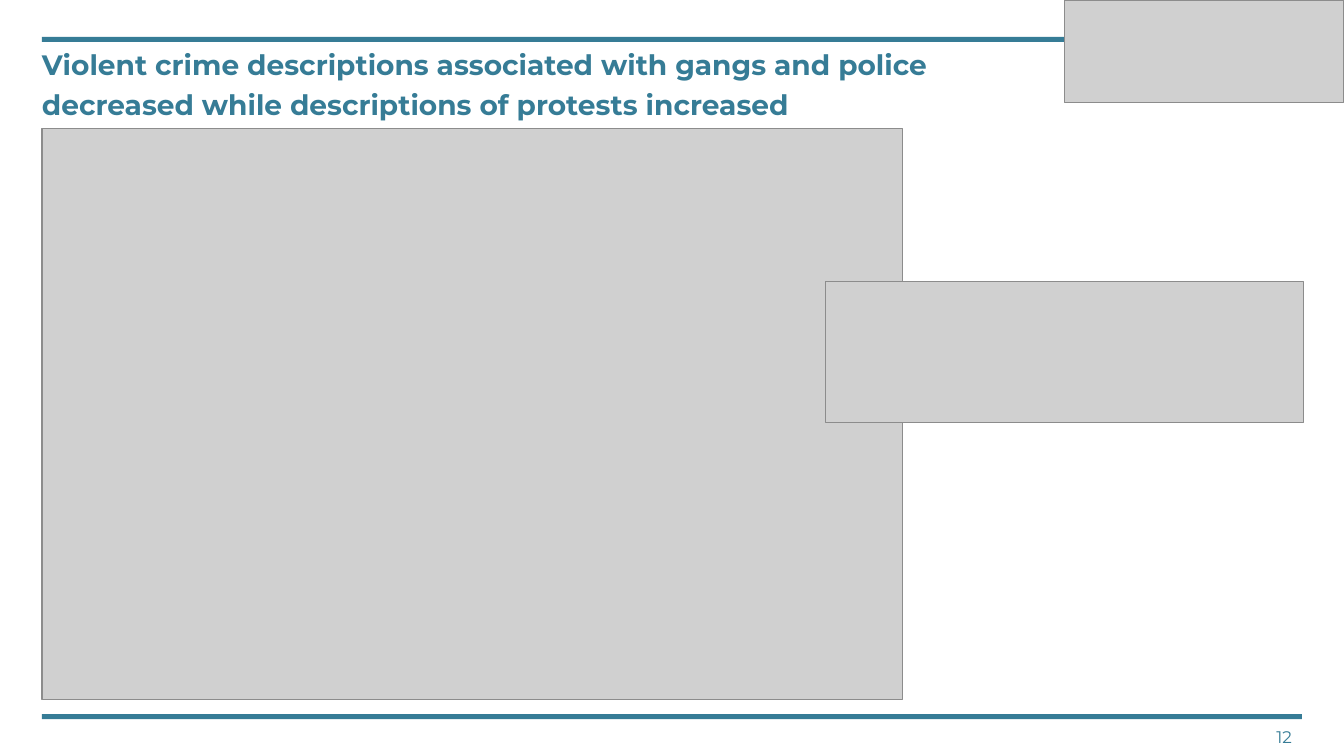
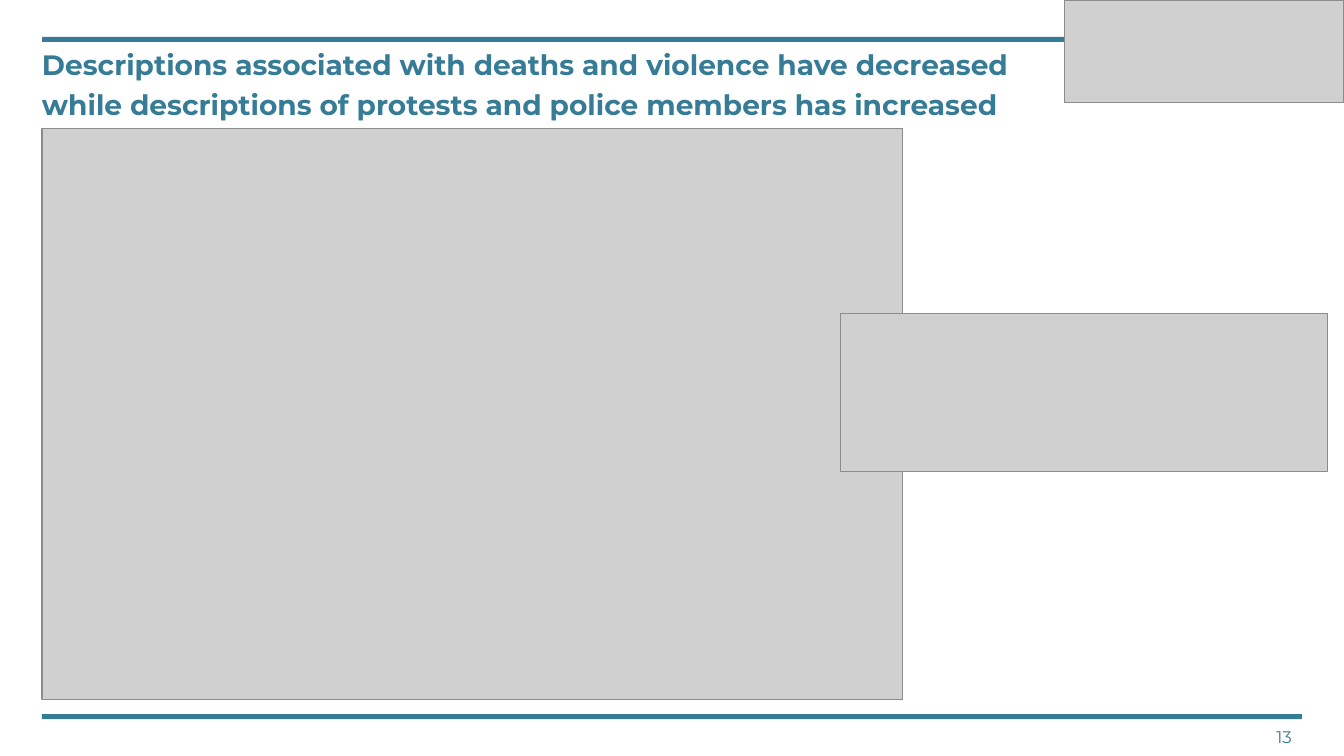
Before and after one commit to programming-af/Final-Project, a slide deck: slide 13 of DP2 Final Presentation VF.pptx (slide 12 before the commit). Drawn at 1344x756 pixels with LibreOffice and Linux fonts; fonts in the diff are those of the drawing; grey boxes stand for pictures. Boxes give left, top, right and bottom in pixels: in the first picture for what was removed or moved away, otherwise in the second. Text is boxed around its words. In the diff, an @@ line names an element or a change of style, - is before the commit and + after.

```diff
--- a/DP2 Final Presentation VF.pptx
+++ b/DP2 Final Presentation VF.pptx
@@ text at (x1=42, y1=53, x2=1008, y2=121): text changed @@
-Violent crime descriptions associated with gangs and police decreased while descriptions of protests increased
+Descriptions associated with deaths and violence have decreased while descriptions of protests and police members has increased
@@ picture resized from (x1=826, y1=282, x2=1304, y2=422) to (x1=841, y1=314, x2=1328, y2=471) @@
@@ page number at (x1=1276, y1=731, x2=1291, y2=743): text changed @@
-12
+13
```
Also in this commit, not shown: 25 other slides changed, 2 slides added.
